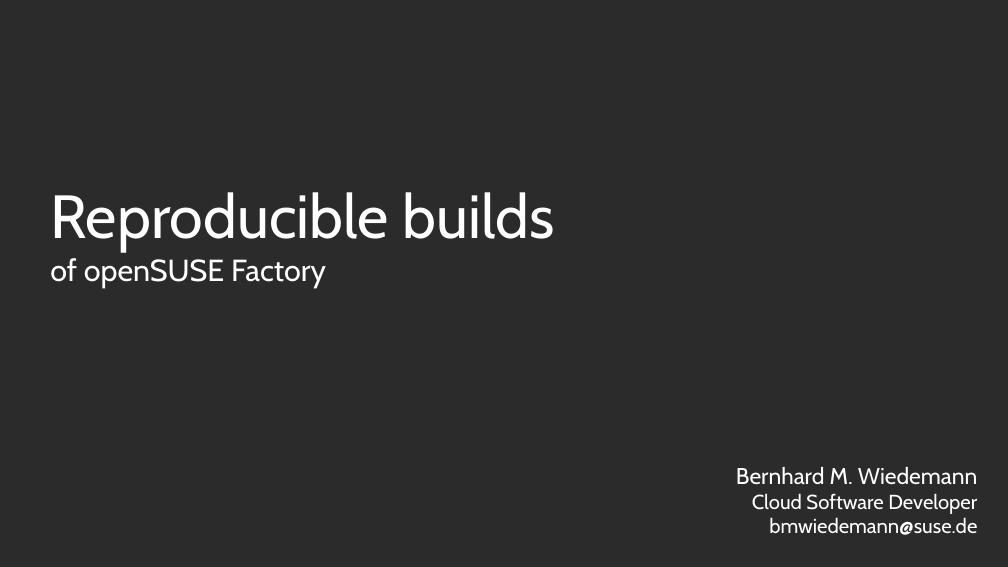
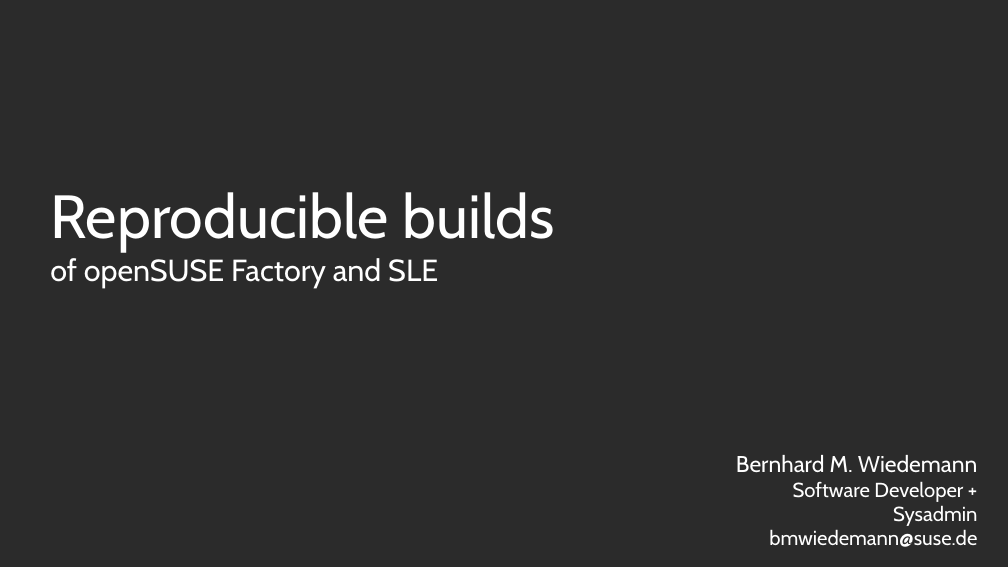
Before and after one commit to bmwiedemann/reproducibleopensuse, a slide deck: slide 1 of presentation/template.odp. Drawn at 1008x567 pixels with LibreOffice and Linux fonts; fonts in the diff are those of the drawing; background and template pictures are left out; a plain dark background stands for a picture behind light text. Boxes give left, top, right and bottom in pixels: in the first picture for what was removed or moved away, otherwise in the second. Text is boxed around its words. In the diff, an @@ line names an element or a change of style, - is before the commit and + after.

Commit message:
presentation: Update + extend

```diff
--- a/presentation/template.odp
+++ b/presentation/template.odp
@@ title at (50, 192, 555, 288): text changed; size 48 to 24 pt @@
-Reproducible builds
-of openSUSE Factory
+Reproducible builds
+of openSUSE Factory and SLE
@@ subtitle at (793, 481, 977, 526): text changed @@
-Cloud Software Developer
+Software Developer + Sysadmin
```
Also in this commit, not shown: 4 other files.
